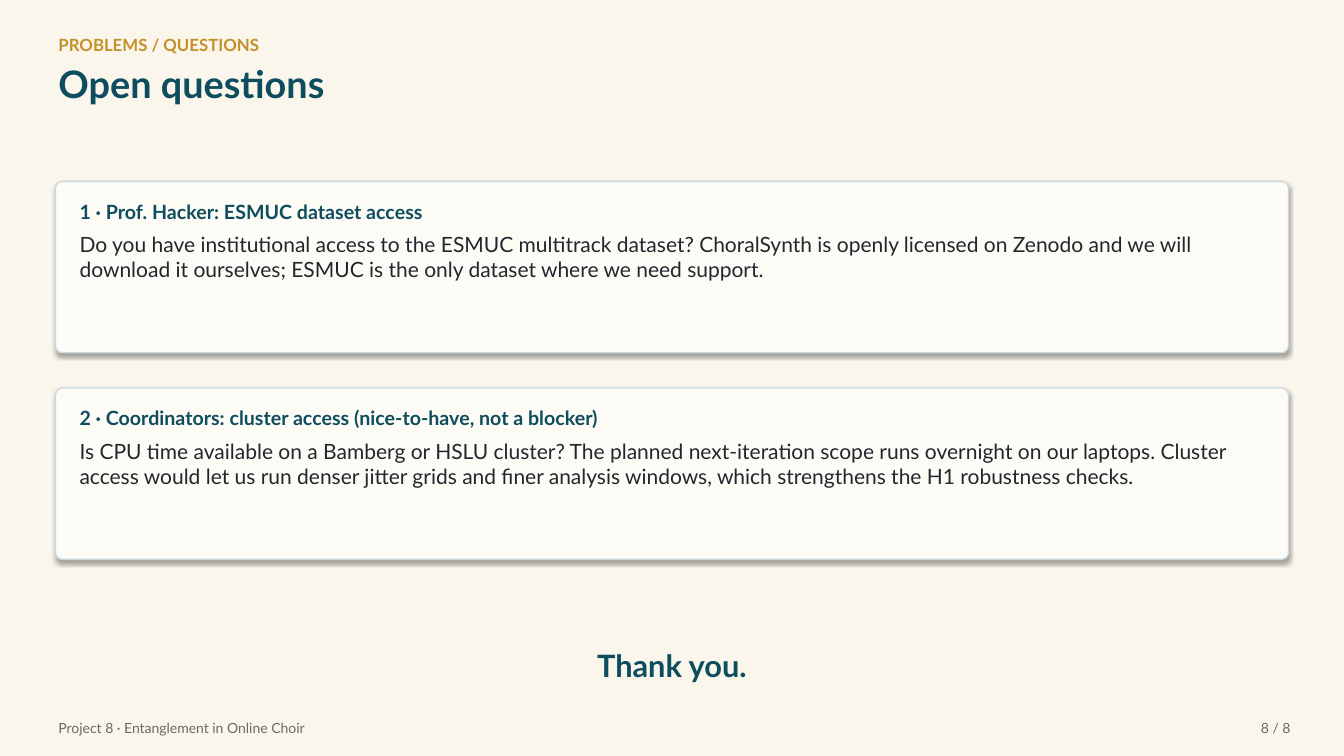
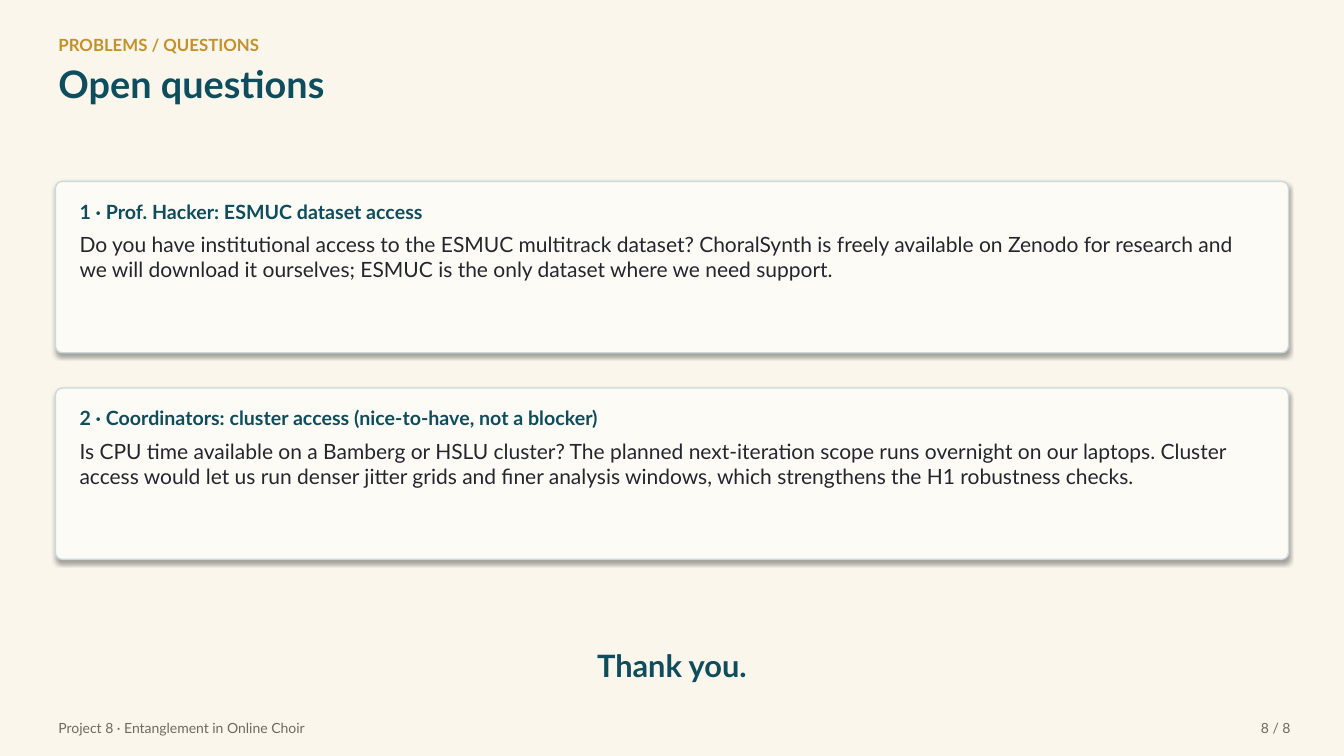
Before and after one commit to Zuraiz270/networked-choir-entanglement, a slide deck: slide 8 of output/jun11_status_meeting_iv.pptx. Drawn at 1344x756 pixels with LibreOffice and Linux fonts; fonts in the diff are those of the drawing. Boxes give left, top, right and bottom in pixels: in the first picture for what was removed or moved away, otherwise in the second. Text is boxed around its words. In the diff, an @@ line names an element or a change of style, - is before the commit and + after.

```diff
--- a/output/jun11_status_meeting_iv.pptx
+++ b/output/jun11_status_meeting_iv.pptx
@@ text in rounded rectangle at <box>80,236,1232,281</box>: text changed @@
-Do you have institutional access to the ESMUC multitrack dataset? ChoralSynth is openly licensed on Zenodo and we will download it ourselves; ESMUC is the only dataset where we need support.
+Do you have institutional access to the ESMUC multitrack dataset? ChoralSynth is freely available on Zenodo for research and we will download it ourselves; ESMUC is the only dataset where we need support.
```
Also in this commit, not shown: 5 other slides changed.
